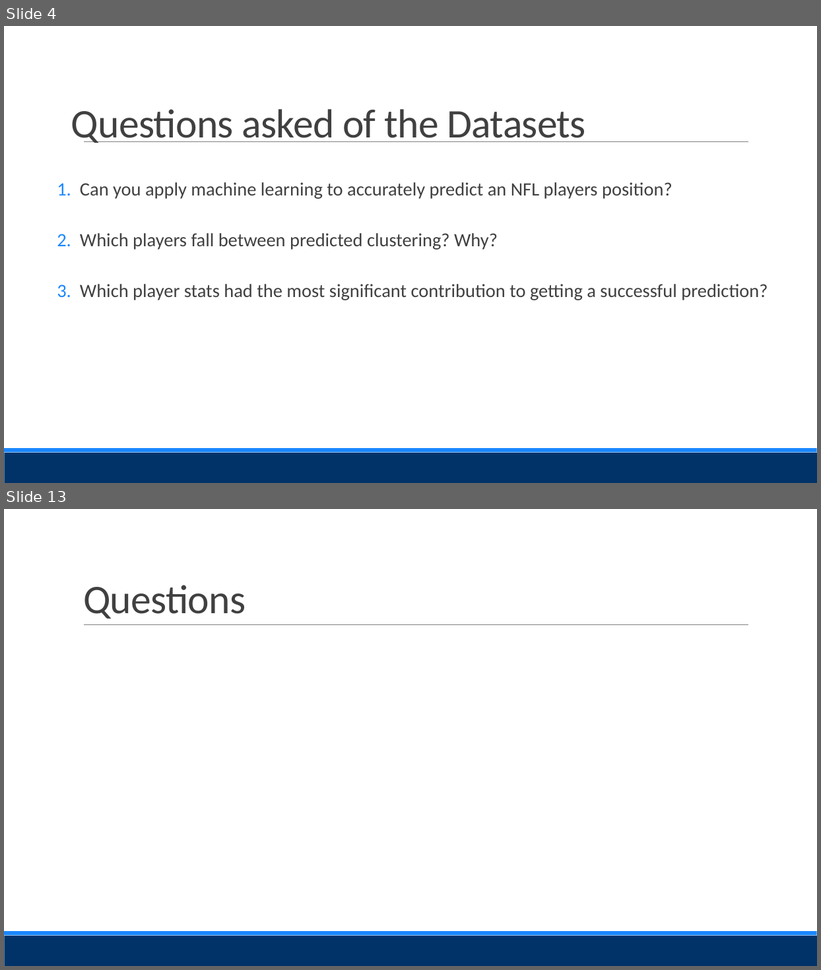
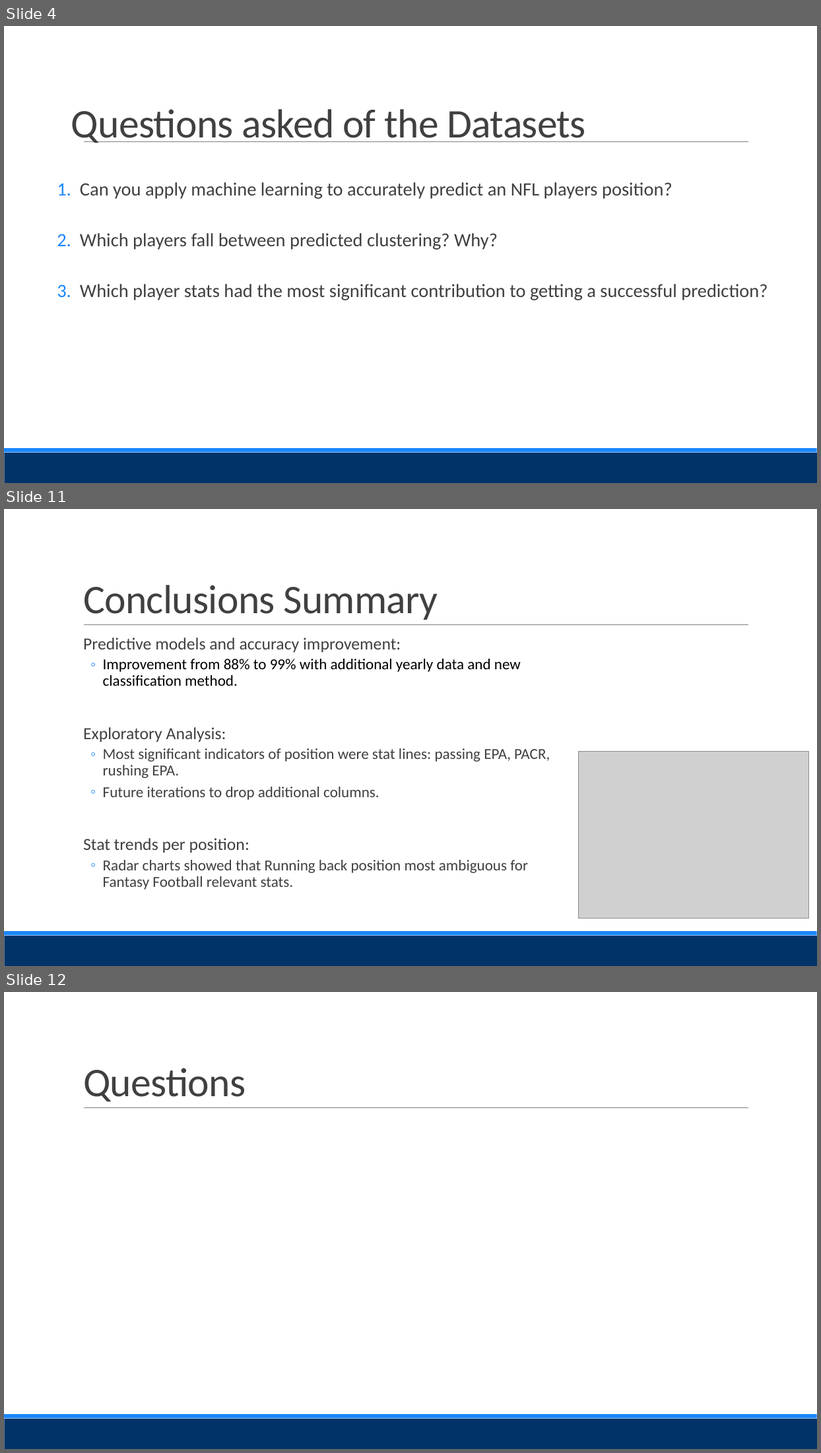
Before and after one commit to Evdawg/Project_4_FF_ML, a slide deck: Presentation.pptx. Shown one above the other, each under a label of ours: slides 4 and 13 before the commit, slides 4, 11 and 12 after it; the slides between them are not shown. The pictures are 821x970 and 821x1453 pixels, drawn with LibreOffice and Linux fonts; fonts in the diff are those of the drawing; grey boxes stand for pictures. Boxes give left, top, right and bottom in pixels: in the first picture for what was removed or moved away, otherwise in the second. Text is boxed around its words. In the diff, an @@ line names an element or a change of style, - is before the commit and + after.

```diff
--- a/Presentation.pptx
+++ b/Presentation.pptx
@@ slide 11 added at <box>4,509,817,966</box>, background #FFFFFF; not listed: 3 template elements that a slide beside it also shows @@
@@ title added at <box>83,585,438,620</box>, 48 pt, text #404040 @@
+Conclusions Summary
@@ text added at <box>83,638,550,890</box>, 18 pt, text #404040 @@
+  Predictive models and accuracy improvement:
+  ◦ Improvement from 88% to 99% with additional yearly data and new classification method.
+  Exploratory Analysis:
+  ◦ Most significant indicators of position were stat lines: passing EPA, PACR, rushing EPA.
+  ◦ Future iterations to drop additional columns.
+  Stat trends per position:
+  ◦ Radar charts showed that Running back position most ambiguous for Fantasy Football relevant stats.
@@ picture added at <box>579,752,809,918</box> @@
@@ what was slide 13 is now slide 12 @@
```
Also in this commit, not shown: 4 slides changed, 3 other slides added, 5 slides removed.
